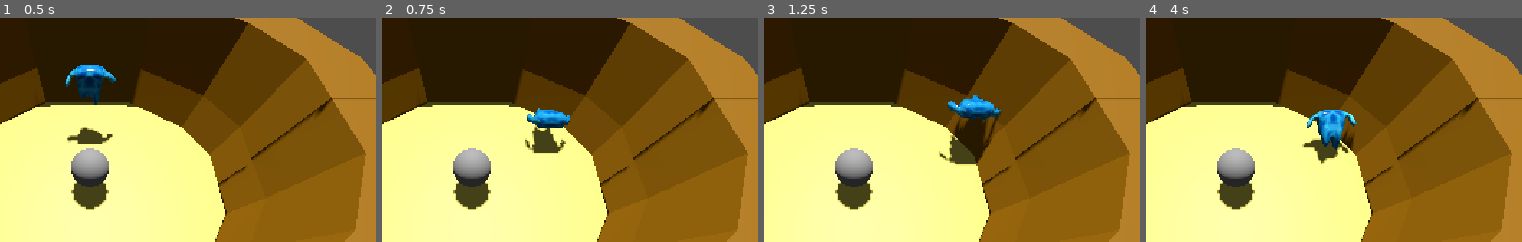
Above: before the commit, frames 1-4 (left to right).
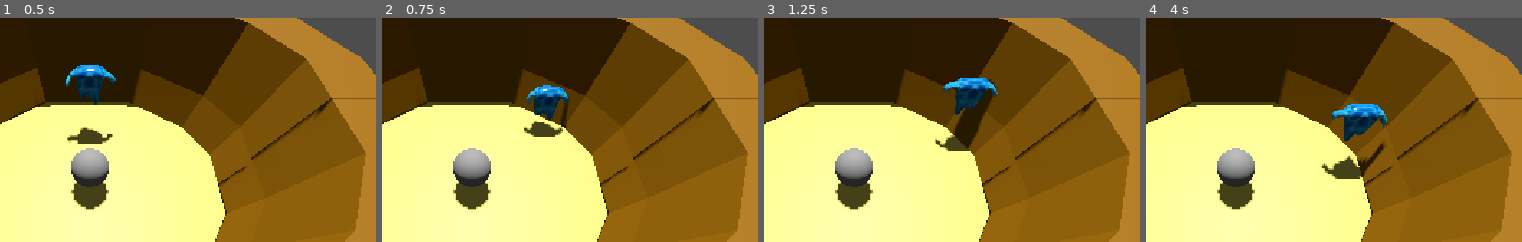
Above: after the commit, the same moments.

Repository: wildevi26250-tech/tcob
Game: Godot game, scene res://Main.tscn
Same seed, same stepped clock (60 frames per second), same inputs: the game is played once before the commit and once after it.
Inputs (mouse positions are % of the whole screen's width and height, from its top left):
- Up to frame 1 (0.5 s): no input
- Up to frame 2 (0.75 s): tap Enter (ui_accept) at 0.5 s; move the mouse to (74, 45) at 0.52 s; hold Right (ui_right) from 0.53 s (still down); click (74, 45) at 0.67 s
- Up to frame 3 (1.25 s): keep holding Right (ui_right); tap Enter (ui_accept) at 0.77 s
- Up to frame 4 (4 s): release Right (ui_right) at 1.25 s; drag from (30, 55) to (45, 70) at 1.27 s; move the mouse to (61, 28) at 2.02 s; hold Right (ui_right) 2.03-2.75 s; drag from (45, 70) to (19, 35) at 2.77 s; tap Enter (ui_accept) at 3.5, 3.77 s; move the mouse to (83, 65) at 3.52 s; hold Left (ui_left) from 3.53 s (still down)
The pictures show only the part of the screen within x 39-89%, y 13-63%; the shares and areas given below are measured in that part.

Frame 1 is identical in both runs. In frame 2, 2.5% of the frame differs, in the area x 37-50%, y 29-61%; in frame 3, 3.4%; in frame 4, 4.0%, in the area x 41-65%, y 38-72%.

Commit message:
Tried fixing

Diff:
--- a/character_body_3d.gd
+++ b/character_body_3d.gd
@@ -31,20 +31,6 @@
 	if Input.is_action_just_pressed("ui_accept") && not is_on_floor():
 		velocity.x += dash_speed
 
-	if Input.is_action_just_pressed("ui_up"):
-		rig.rotate(Vector3.UP, 1)
-
-	if Input.is_action_just_pressed("ui_down"):
-		transform.basis = Basis()
-		rotate_object_local(Vector3.UP, 2)
-
-	if Input.is_action_just_pressed("ui_left"):
-		transform.basis = Basis()
-		rotate_object_local(Vector3.LEFT, 1)
-
-	if Input.is_action_just_pressed("ui_right"):
-		transform.basis = Basis()
-		rotate_object_local(Vector3.LEFT, -1)
 
 
 	move_and_slide()
Not shown: 1 places in Enemy.tscn that only renumber resources
Not shown, added: bk_assets/materials/bio-hazard-slime/bio-hazard-slime_2K.blend
